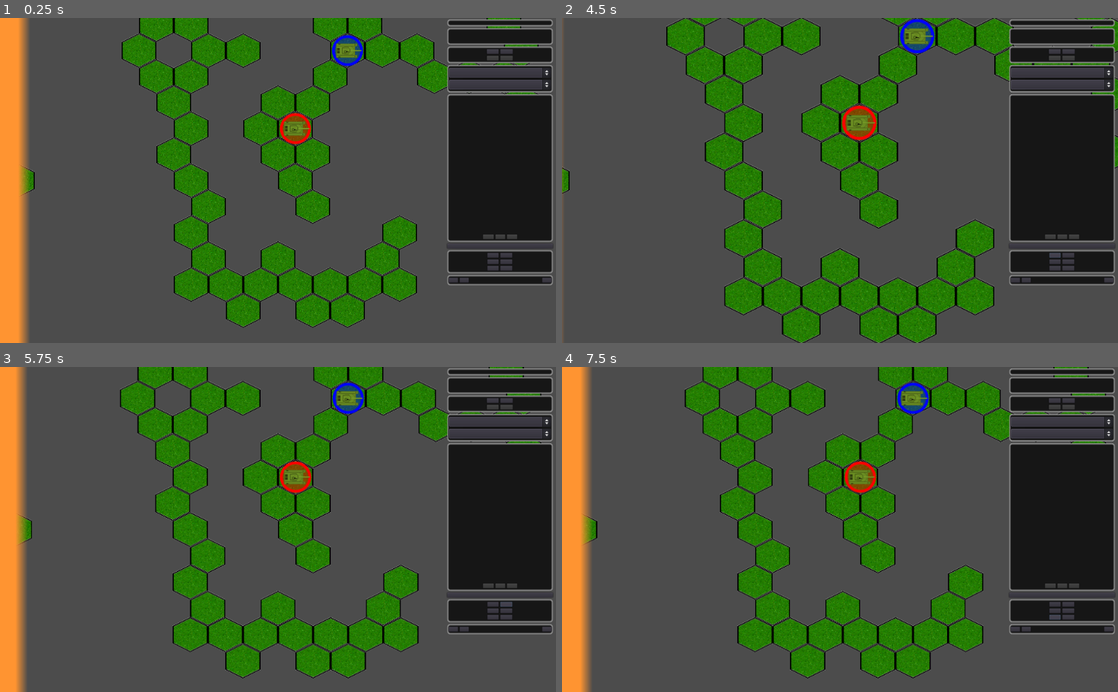
Above: before the commit, frames 1-4 (two rows, left to right).
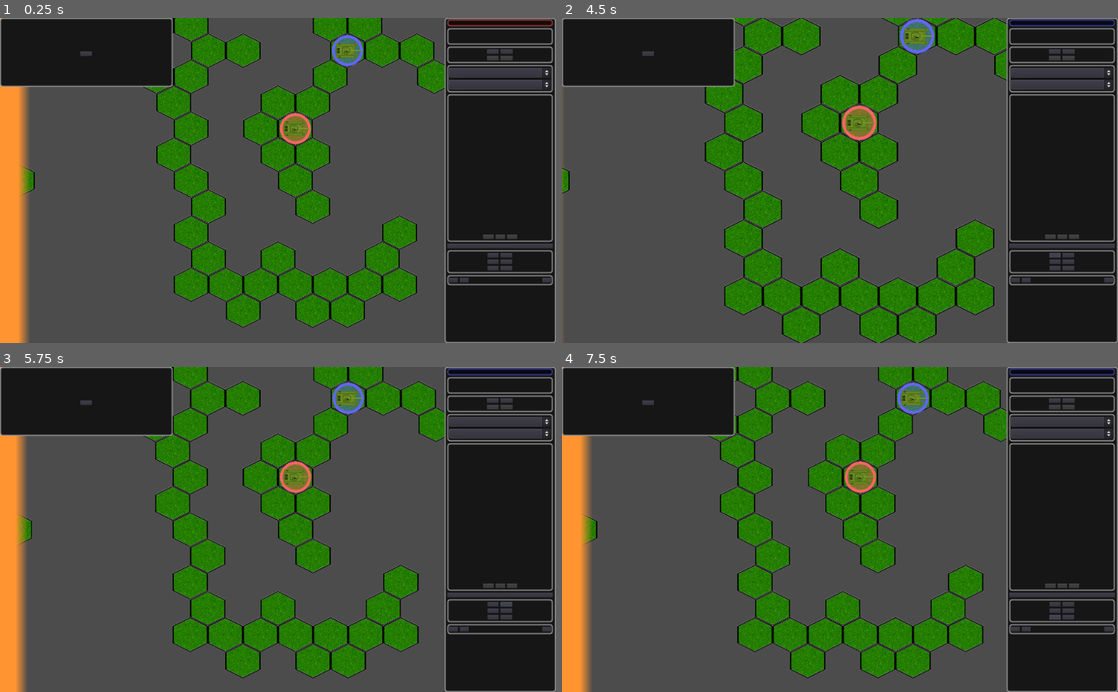
Above: after the commit, the same moments.

Repository: stefanos-86/HexGame
Game: Godot game, scene res://Scenes/HexMap.tscn
Two runs of this game, one before a commit and one after it. Both use one fixed random seed, a clock stepped at 60 frames per second and the inputs below.
Inputs:
- Up to frame 1 (0.25 s): no input
- Up to frame 2 (4.5 s): click "End Turn" at 0.5 s; click "Artillery" at 1.25 s; click "Fire Smoke" at 2 s; click "Fire at will" at 2.75 s; click "Slow" at 3.5 s; click "Zoom In" at 4.25 s
- Up to frame 3 (5.75 s): click "Zoom Out" at 5 s
- Up to frame 4 (7.5 s): click "Pan Up" at 5.75 s; click "Pan Down" at 6.5 s; click "Pan Left" at 7.25 s

The runs differ from the first frame. In frame 1, 12% of the frame differs, in the area x 0-100%, y 0-100%; in frame 2, 12%; in frame 3, 12%; in frame 4, 12%.

Commit message:
Turn counter.

Diff:
--- a/FreeScripts/Factions.gd
+++ /dev/null
@@ -1 +0,0 @@
-enum names {RED, BLUE}
--- /dev/null
+++ b/FreeScripts/Game.gd
@@ -0,0 +1,24 @@
+enum factions {RED, BLUE}
+
+var first_player_in_turn
+var current_player
+var turn_count
+
+func current_player_name():
+  return factions.keys()[current_player]
+
+func begin_game():
+  first_player_in_turn = factions.RED
+  current_player = first_player_in_turn
+  turn_count = 1
+
+func swap_player():
+  if (current_player == factions.RED):
+    current_player = factions.BLUE
+  else:
+    current_player = factions.RED
+
+func next_turn():
+  swap_player()
+  if (current_player == first_player_in_turn):
+    turn_count += 1
--- a/Scenes/Control.gd
+++ b/Scenes/Control.gd
@@ -2,9 +2,13 @@
 
 # This is the place where we deal with the input.
 
+var Game = preload("res://FreeScripts//Game.gd")
+
 var terrain
 var units
 var interface
+
+var game = Game.new()
 
 var selected_unit = null
 var animation_in_progress = false
@@ -15,6 +19,10 @@
   terrain = root.get_node("HexMap/Terrain")
   interface = root.get_node("HexMap/Interface")
 
+  game.begin_game()
+  interface.refresh_turn_info(game)
+
+
 func _unhandled_input(event):
   if(event.is_action("Shutdown")):
     shutdown()
@@ -22,6 +30,8 @@
   # Block input when things are moving.
   if (animation_in_progress):
     return
+
+  var just_pressed = event.is_pressed() and not event.is_echo()
 
   if(event.is_action("ZoomIn")):
     interface.zoom_in()
@@ -35,6 +45,8 @@
     interface.pan_left()
   elif (event.is_action("PanRight")):
     interface.pan_right()
+  elif (event.is_action("NextTurn") and just_pressed):
+    next_turn()
 
 
   if event is InputEventMouseMotion:
@@ -107,3 +119,7 @@
   # May use another transporter or a different signal to know
   # what to do post-animation. Or bake the target removal
   # in the animation.
+
+func next_turn():
+  game.next_turn()
+  interface.refresh_turn_info(game)
--- a/Scenes/HexMap.tscn
+++ b/Scenes/HexMap.tscn
@@ -81,7 +81,6 @@
 [node name="L" type="CanvasLayer" parent="Interface/Camera"]
 
 [node name="SidebarBackground" type="Panel" parent="Interface/Camera/L"]
-visible = false
 anchor_left = 0.8
 anchor_right = 1.0
 anchor_bottom = 1.0
@@ -294,6 +293,7 @@
 margin_top = 574.0
 margin_right = 256.0
 margin_bottom = 600.0
+hint_tooltip = "End of turn - Shift + Enter"
 text = "End Turn"
 
 [node name="View" type="PanelContainer" parent="Interface/Camera/L/Sidebar"]
@@ -330,6 +330,7 @@
 margin_top = 30.0
 margin_right = 93.0
 margin_bottom = 56.0
+hint_tooltip = "Pan Up - W - Up arrow"
 text = "Pan Up"
 
 [node name="PanDown" type="Button" parent="Interface/Camera/L/Sidebar/View/CC/GC"]
@@ -337,12 +338,14 @@
 margin_top = 30.0
 margin_right = 199.0
 margin_bottom = 56.0
+hint_tooltip = "Pan Down - S - Down arrow"
 text = "Pan Down"
 
 [node name="PanL" type="Button" parent="Interface/Camera/L/Sidebar/View/CC/GC"]
 margin_top = 60.0
 margin_right = 93.0
 margin_bottom = 86.0
+hint_tooltip = "Pan Left - A - Left arrow"
 text = "Pan Left"
 
 [node name="PanR" type="Button" parent="Interface/Camera/L/Sidebar/View/CC/GC"]
@@ -350,6 +353,7 @@
 margin_top = 60.0
 margin_right = 199.0
 margin_bottom = 86.0
+hint_tooltip = "Pan Right - D - Right arrow"
 text = "Pan Right"
 
 [node name="Admin" type="PanelContainer" parent="Interface/Camera/L/Sidebar"]
@@ -385,10 +389,43 @@
 margin_left = 198.0
 margin_right = 250.0
 margin_bottom = 26.0
+hint_tooltip = "Esc"
+text = "Quit"
+
+[node name="VictoryBox" type="PanelContainer" parent="Interface/Camera/L"]
+margin_right = 318.0
+margin_bottom = 127.0
+theme = ExtResource( 6 )
+__meta__ = {
+"_edit_use_anchors_": false
+}
+
+[node name="CenterContainer" type="CenterContainer" parent="Interface/Camera/L/VictoryBox"]
+margin_left = 3.0
+margin_top = 5.0
+margin_right = 315.0
+margin_bottom = 122.0
+
+[node name="VBoxContainer" type="VBoxContainer" parent="Interface/Camera/L/VictoryBox/CenterContainer"]
+margin_left = 50.0
+margin_top = 33.0
+margin_right = 261.0
+margin_bottom = 83.0
+
+[node name="Label" type="Label" parent="Interface/Camera/L/VictoryBox/CenterContainer/VBoxContainer"]
+margin_right = 211.0
+margin_bottom = 20.0
+text = "The RED faction wins!"
+
+[node name="Quit" type="Button" parent="Interface/Camera/L/VictoryBox/CenterContainer/VBoxContainer"]
+margin_top = 24.0
+margin_right = 211.0
+margin_bottom = 50.0
 hint_tooltip = "Esc"
 text = "Quit"
 [connection signal="movement_animation_done" from="Interface/MovementPath/PathFollow2D/Transporter" to="Interface" method="_on_Transporter_movement_animation_done"]
 [connection signal="movement_animation_done" from="Interface/MovementPath/PathFollow2D/Transporter" to="Control" method="_on_Transporter_movement_animation_done"]
+[connection signal="pressed" from="Interface/Camera/L/Sidebar/TurnButton" to="Control" method="next_turn"]
 [connection signal="pressed" from="Interface/Camera/L/Sidebar/View/CC/GC/ZoomIn" to="Interface" method="zoom_in"]
 [connection signal="pressed" from="Interface/Camera/L/Sidebar/View/CC/GC/ZoomOut" to="Interface" method="zoom_out"]
 [connection signal="pressed" from="Interface/Camera/L/Sidebar/View/CC/GC/PanUp" to="Interface" method="pan_up"]
@@ -396,3 +433,4 @@
 [connection signal="pressed" from="Interface/Camera/L/Sidebar/View/CC/GC/PanL" to="Interface" method="pan_left"]
 [connection signal="pressed" from="Interface/Camera/L/Sidebar/View/CC/GC/PanR" to="Interface" method="pan_right"]
 [connection signal="pressed" from="Interface/Camera/L/Sidebar/Admin/HC2/Quit" to="Control" method="shutdown"]
+[connection signal="pressed" from="Interface/Camera/L/VictoryBox/CenterContainer/VBoxContainer/Quit" to="Control" method="shutdown"]
--- a/Scenes/Interface.gd
+++ b/Scenes/Interface.gd
@@ -1,6 +1,5 @@
 extends Control
 
-var factions = preload("res://FreeScripts/Factions.gd")
 
 var terrain
 var units
@@ -17,9 +16,10 @@
 var cam_lim_top
 var cam_lim_bottom
 
+var g = preload("res://FreeScripts/Game.gd")
 var colors_for_factions = {
-  factions.names.RED: Color(1, 0, 0),
-  factions.names.BLUE: Color(0, 0, 1),
+  g.factions.RED: Color(1, 0.4, 0.4),
+  g.factions.BLUE: Color(0.4, 0.4, 1),
  }
 var color_for_highlight = Color(1, 1, 0)
 
@@ -30,6 +30,7 @@
 
   compute_pan_limits()
   pan_up() # Ensure the camera gets re-positioned within the limits.
+
 
 func describe_cell(cell_coordinates):
   var unit = terrain.what_is_at(cell_coordinates)
@@ -149,3 +150,12 @@
 
   cam_lim_bottom = Vector2(min_extent.x, min_extent.y)
   cam_lim_top = Vector2(max_extent.x + covered_by_sidebar, max_extent.y)
+
+func refresh_turn_info(game):
+  var player = game.current_player_name()
+  var turn = game.turn_count
+  var color = colors_for_factions[game.current_player]
+  var turn_info = "Turn {0} - {1}.".format([turn, player])
+
+  $Camera/L/Sidebar/Turn.modulate = color
+  $Camera/L/Sidebar/Turn/TurnInformation.text = turn_info
--- a/Scenes/Units.gd
+++ b/Scenes/Units.gd
@@ -1,6 +1,6 @@
 extends Node
 
-var factions = preload("res://FreeScripts/Factions.gd")
+var game = preload("res://FreeScripts/Game.gd")
 
 var tank_scene = load("res://Units/Tank.tscn")
 
@@ -15,7 +15,7 @@
   # Stub the unit creation code.
   var unit_to_place = tank_scene.instance()
   unit_to_place.unit_name = "Gen. Patton"
-  unit_to_place.faction = factions.names.RED
+  unit_to_place.faction = game.factions.RED
   interface.unmark(unit_to_place) # Forces the color.
   terrain.emplace(unit_to_place, Vector2(12, 3))
 
@@ -24,9 +24,16 @@
 
   unit_to_place = tank_scene.instance()
   unit_to_place.unit_name = "Gen. Rommel"
-  unit_to_place.faction = factions.names.BLUE
+  unit_to_place.faction = game.factions.BLUE
   interface.unmark(unit_to_place) # Forces the color.
   terrain.emplace(unit_to_place, Vector2(15, 1))
 
   order_of_battle.append(unit_to_place)
   add_child(unit_to_place)
+
+func count_units_of(player):
+  var counter = 0
+  for u in order_of_battle:
+    if u.faction == player:
+      counter += 1
+  return counter
--- a/project.godot
+++ b/project.godot
@@ -72,6 +72,11 @@
 , Object(InputEventKey,"resource_local_to_scene":false,"resource_name":"","device":0,"alt":false,"shift":false,"control":false,"meta":false,"command":false,"pressed":false,"scancode":16777234,"unicode":0,"echo":false,"script":null)
  ]
 }
+NextTurn={
+"deadzone": 0.5,
+"events": [ Object(InputEventKey,"resource_local_to_scene":false,"resource_name":"","device":0,"alt":false,"shift":true,"control":false,"meta":false,"command":false,"pressed":false,"scancode":16777221,"unicode":0,"echo":false,"script":null)
+ ]
+}
 
 [rendering]
 
